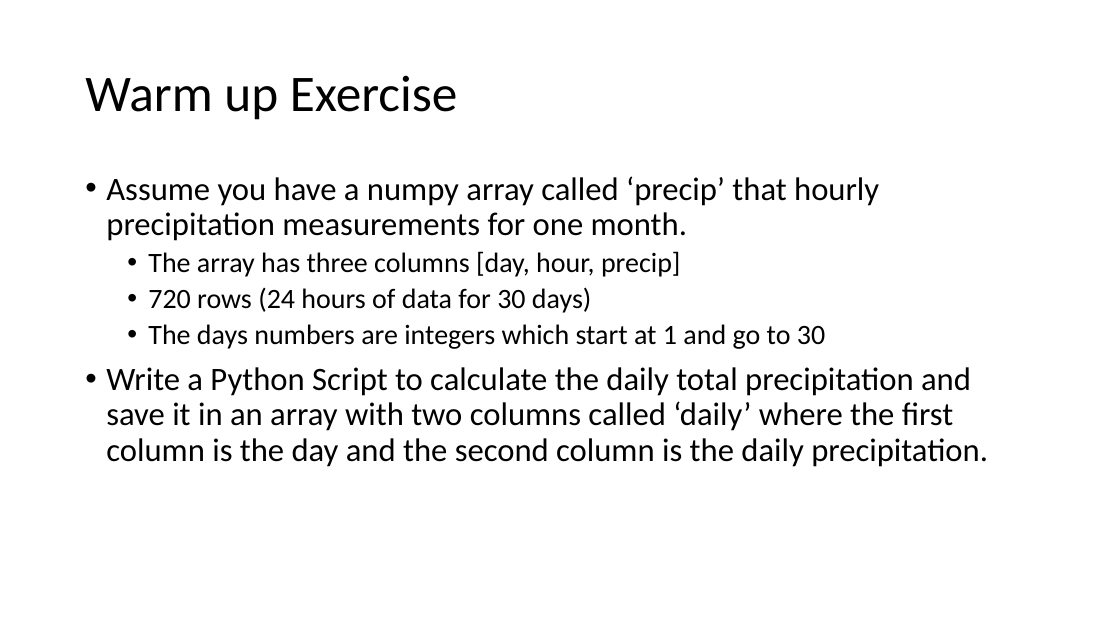
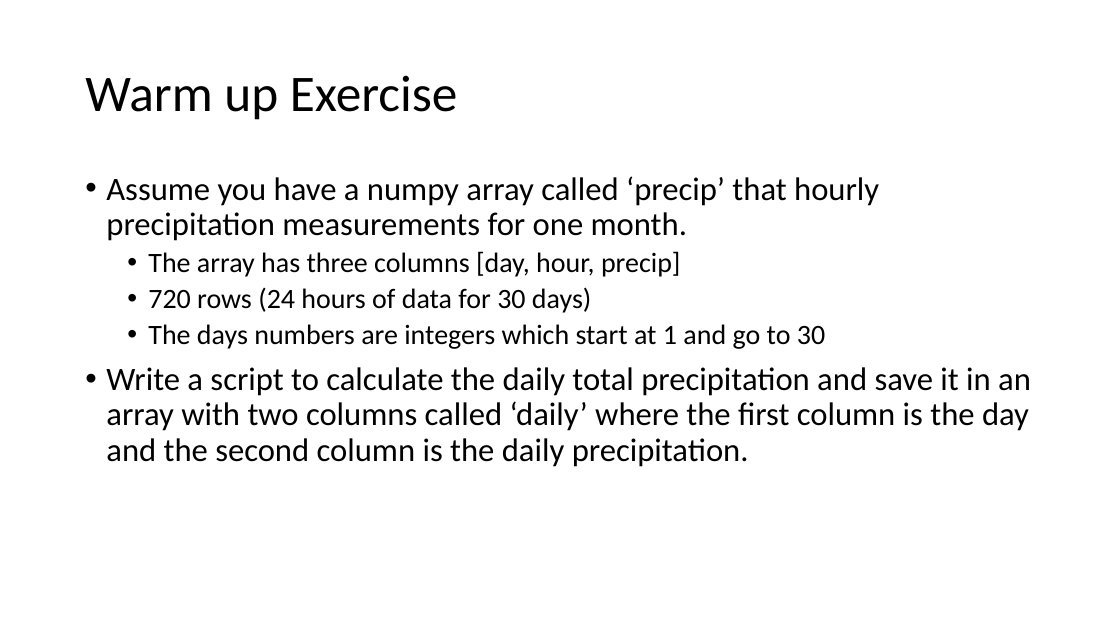
Before and after one commit to HAS-Tools-2023/Course-Materials23, a slide deck: slide 8 of Class_Notes/Week6_Pandas.pptx (slide 2 before the commit). Drawn at 1120x630 pixels with LibreOffice and Linux fonts; fonts in the diff are those of the drawing. Boxes give left, top, right and bottom in pixels: in the first picture for what was removed or moved away, otherwise in the second. Text is boxed around its words. In the diff, an @@ line names an element or a change of style, - is before the commit and + after.

```diff
--- a/Class_Notes/Week6_Pandas.pptx
+++ b/Class_Notes/Week6_Pandas.pptx
@@ text at bbox=[106, 367, 1031, 467]: text changed @@
-• Write a Python Script to calculate the daily total precipitation and save it in an array with two columns called ‘daily’ where the first column is the day and the second column is the daily precipitation.
+• Write a script to calculate the daily total precipitation and save it in an array with two columns called ‘daily’ where the first column is the day and the second column is the daily precipitation.
```
Also in this commit, not shown: 4 slides added, 2 other files.
